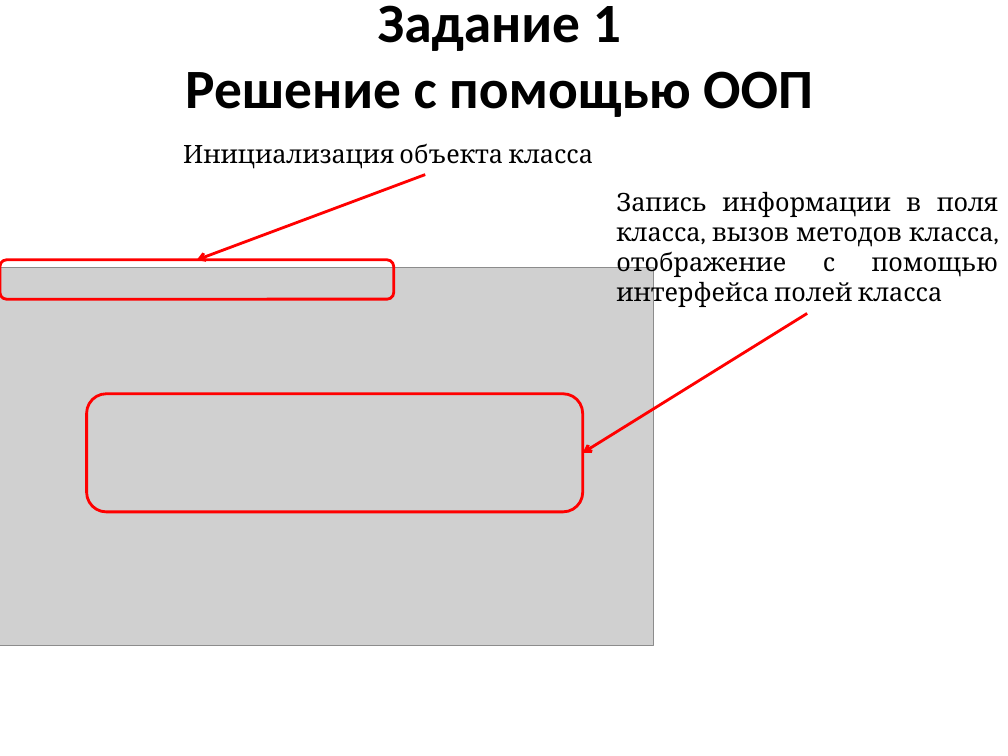
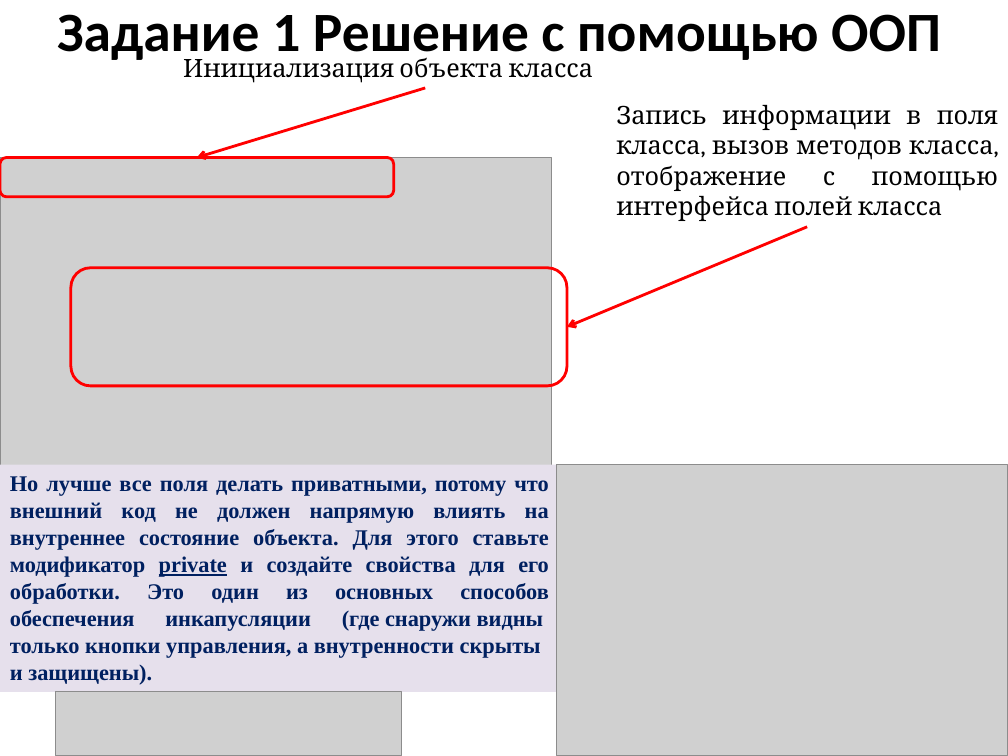
Before and after one commit to mbdatateach/site, a slide deck: slide 4 of sharp/3 Условные алгоритмы.pptx (slide 5 before the commit). Drawn at 1008x756 pixels with LibreOffice and Linux fonts; fonts in the diff are those of the drawing; grey boxes stand for pictures. Boxes give left, top, right and bottom in pixels: in the first picture for what was removed or moved away, otherwise in the second. Text is boxed around its words. In the diff, an @@ line names an element or a change of style, - is before the commit and + after.

```diff
--- a/sharp/3 Условные алгоритмы.pptx
+++ b/sharp/3 Условные алгоритмы.pptx
@@ title "Задание 1 Решение с помощью ..." rewrapped from box(185, 5, 813, 117) to box(57, 14, 941, 65) @@
@@ text "Инициализация объекта класса": place and size @@
-text "Инициализация объекта класса" at box(183, 143, 593, 169)
+text "Инициализация объекта класса" at box(183, 57, 593, 83)
@@ arrow moved from (425, 174) - (197, 260) to (425, 88) - (197, 157) @@
@@ text "Запись информации в поля класса, ...": place and size @@
-text "Запись информации в поля класса, ..." at box(616, 192, 998, 308)
+text "Запись информации в поля класса, ..." at box(616, 105, 998, 221)
@@ picture: place and size @@
-picture at box(0, 268, 653, 646)
+picture at box(0, 157, 551, 476)
@@ rounded rectangle: place and size @@
-rounded rectangle at box(0, 260, 394, 299)
+rounded rectangle at box(0, 157, 394, 197)
@@ arrow moved from (807, 313) - (583, 453) to (807, 227) - (568, 327) @@
@@ rounded rectangle: place and size @@
-rounded rectangle at box(87, 394, 583, 512)
+rounded rectangle at box(71, 268, 566, 386)
@@ rectangle added at box(0, 465, 559, 692), fill #E6E0EC, 16 pt, text #002060, bold @@
+Но лучше все поля делать приватными, потому что внешний код не должен напрямую влиять на внутреннее состояние объекта. Для этого ставьте модификатор private и создайте свойства для его обработки. Это один из основных способов обеспечения инкапусляции (где снаружи видны
+только кнопки управления, а внутренности скрыты и защищены).
@@ picture added at box(556, 465, 1008, 756) @@
@@ picture added at box(55, 691, 402, 756) @@
```
Also in this commit, not shown: 2 other slides changed, 1 slide added, 1 slide removed, 6 other files.
